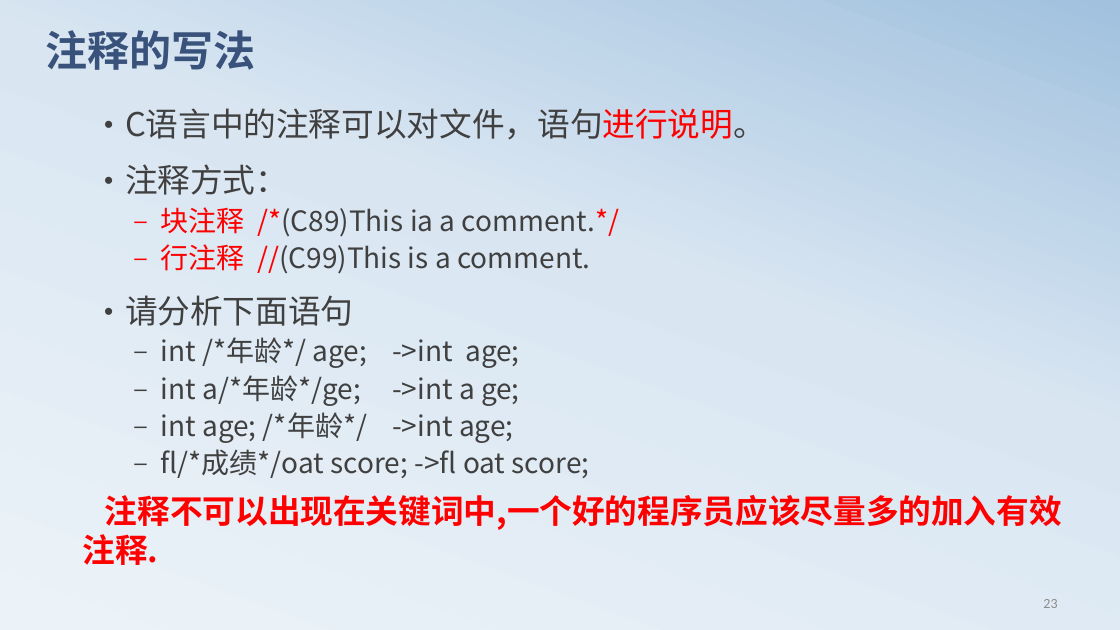
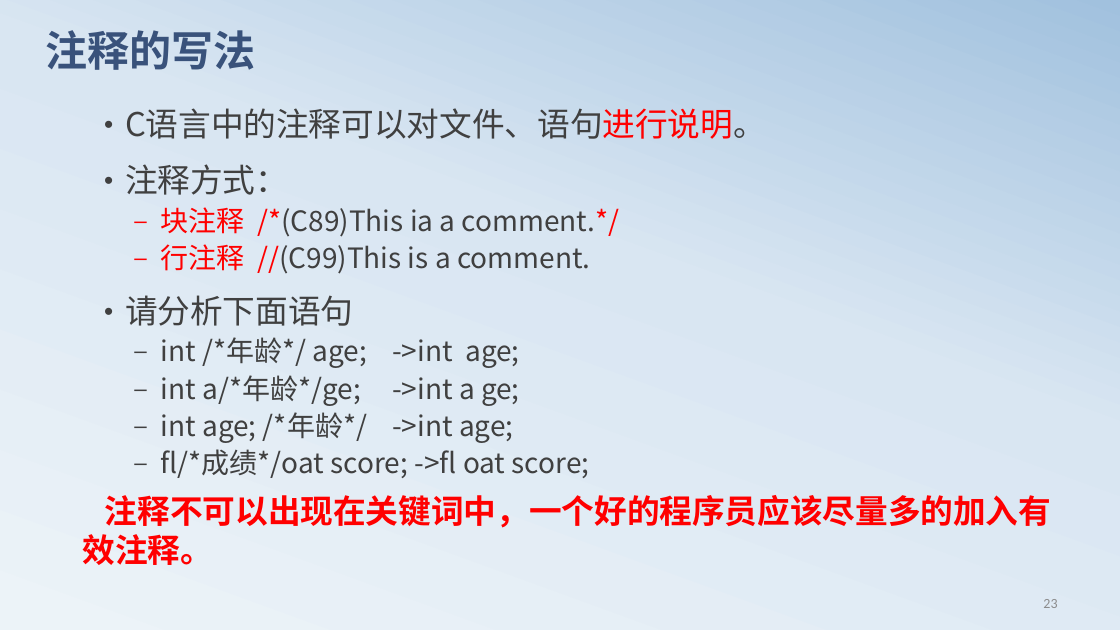
Before and after one commit to edu2act/course-C, a slide deck: slide 24 of materials/slides/chapt01.pptx. Drawn at 1120x630 pixels with LibreOffice and Linux fonts; fonts in the diff are those of the drawing. Boxes give left, top, right and bottom in pixels: in the first picture for what was removed or moved away, otherwise in the second. Text is boxed around its words. In the diff, an @@ line names an element or a change of style, - is before the commit and + after.

```diff
--- a/materials/slides/chapt01.pptx
+++ b/materials/slides/chapt01.pptx
@@ text at box(125, 108, 766, 139): text changed @@
-• C语言中的注释可以对文件，语句进行说明。
+• C语言中的注释可以对文件、语句进行说明。
@@ text at box(83, 495, 1051, 565): text changed @@
-注释不可以出现在关键词中,一个好的程序员应该尽量多的加入有效注释.
+注释不可以出现在关键词中，一个好的程序员应该尽量多的加入有效注释。
```
Also in this commit, not shown: 9 other slides changed, 3 other files.
